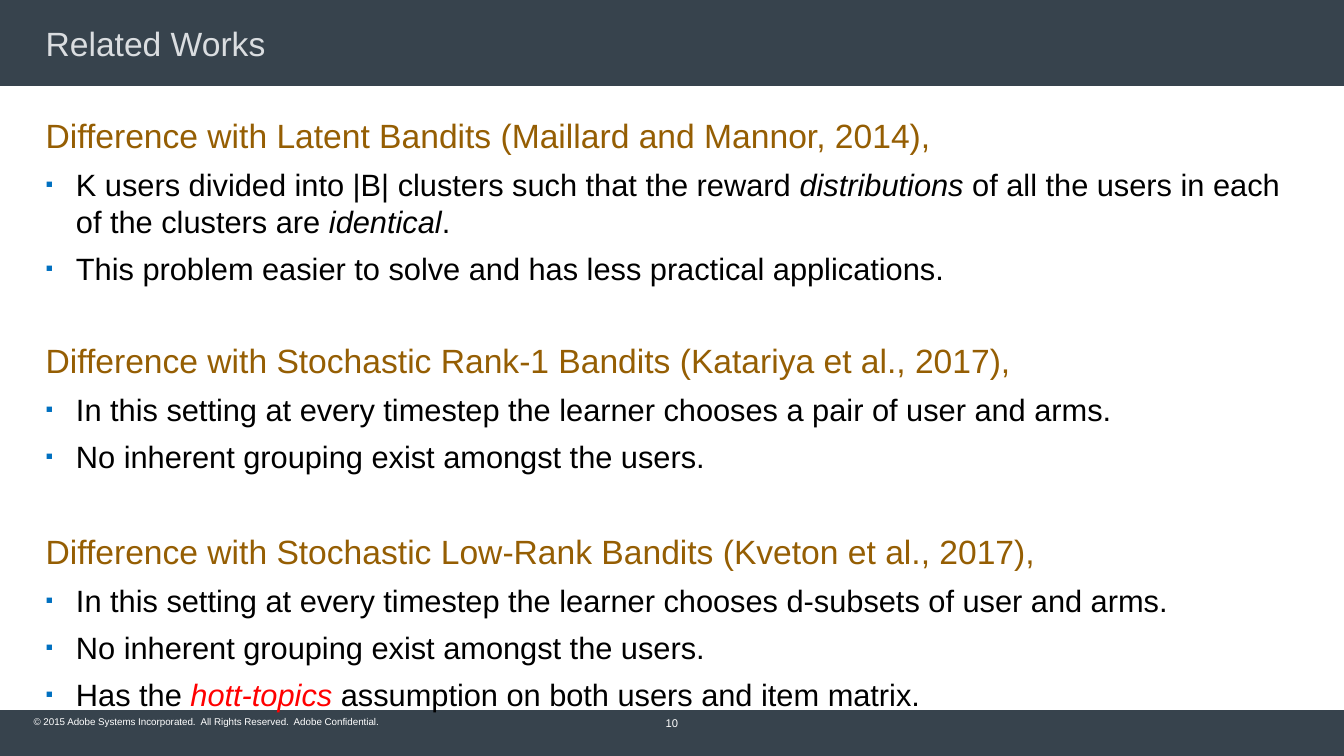
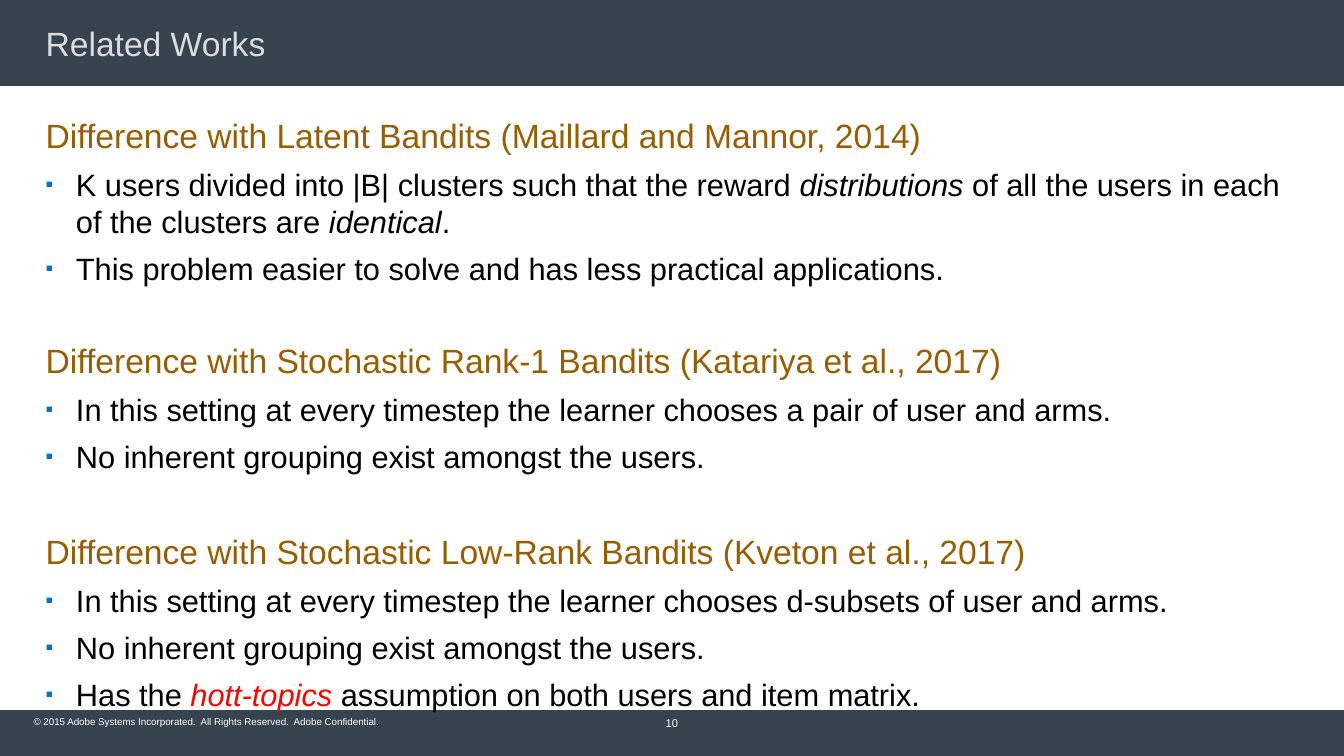
Before and after one commit to Subhojyoti/Adobe_Intern, a slide deck: slide 10 of Adobe PPT/Subho_Inception_talk.pptx. Drawn at 1344x756 pixels with LibreOffice and Linux fonts; fonts in the diff are those of the drawing; background and template pictures are left out. Boxes give left, top, right and bottom in pixels: in the first picture for what was removed or moved away, otherwise in the second. Text is boxed around its words. In the diff, an @@ line names an element or a change of style, - is before the commit and + after.

```diff
--- a/Adobe PPT/Subho_Inception_talk.pptx
+++ b/Adobe PPT/Subho_Inception_talk.pptx
@@ text at bbox=[46, 123, 921, 155]: text changed @@
-Difference with Latent Bandits (Maillard and Mannor, 2014),
+Difference with Latent Bandits (Maillard and Mannor, 2014)
@@ text at bbox=[46, 348, 1001, 380]: text changed @@
-Difference with Stochastic Rank-1 Bandits (Katariya et al., 2017),
+Difference with Stochastic Rank-1 Bandits (Katariya et al., 2017)
@@ text at bbox=[46, 539, 1025, 571]: text changed @@
-Difference with Stochastic Low-Rank Bandits (Kveton et al., 2017),
+Difference with Stochastic Low-Rank Bandits (Kveton et al., 2017)
```
Also in this commit, not shown: 3 other slides changed, 25 other files.
